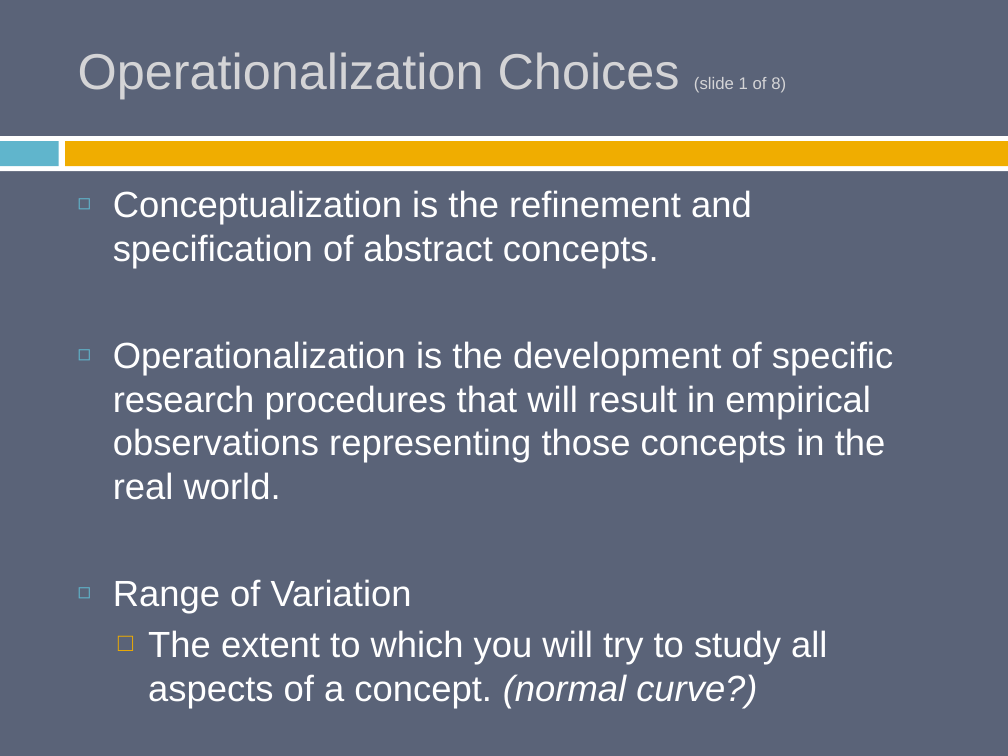
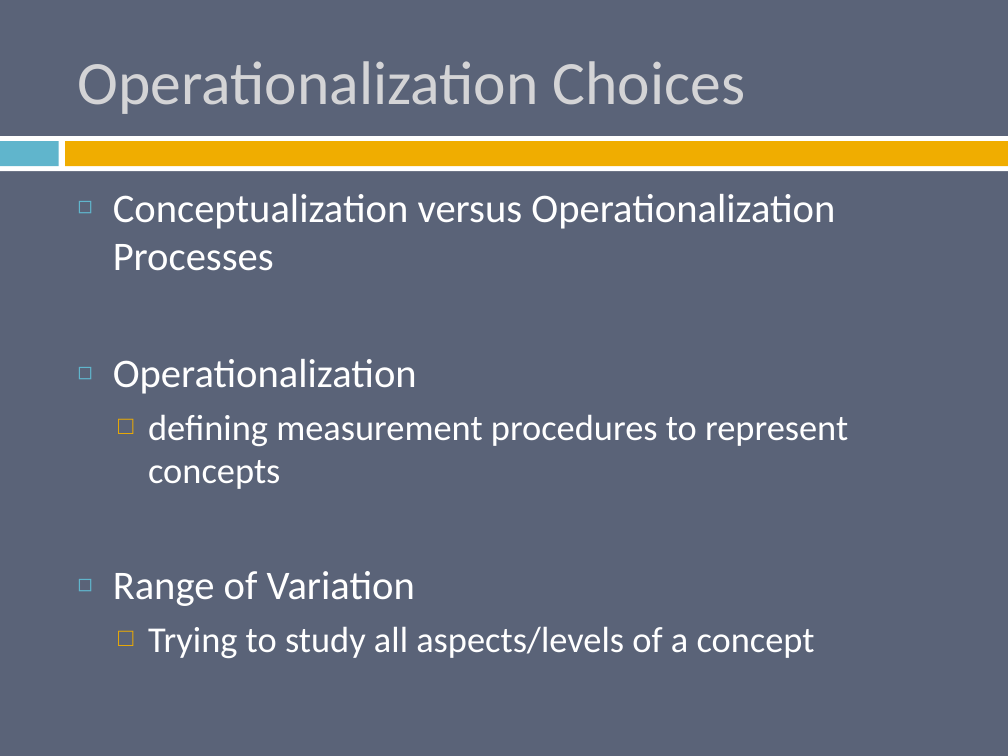
Before and after one commit to burrelvannjr/methods_csuf, a slide deck: slide 17 of ppts/Chapter 5 Slides.pptx (slide 12 before the commit). Drawn at 1008x756 pixels with LibreOffice and Linux fonts; fonts in the diff are those of the drawing. Boxes give left, top, right and bottom in pixels: in the first picture for what was removed or moved away, otherwise in the second. Text is boxed around its words. In the diff, an @@ line names an element or a change of style, - is before the commit and + after.

```diff
--- a/ppts/Chapter 5 Slides.pptx
+++ b/ppts/Chapter 5 Slides.pptx
@@ title at [78, 61, 745, 114]: text changed; size 36 to 44 pt; font Arial to Calibri @@
-Operationalization Choices (slide 1 of 8)
+Operationalization Choices
@@ text at [113, 194, 848, 489]: text changed; size 26 to 29 pt; font Arial to Calibri @@
-◻ Conceptualization is the refinement and specification of abstract concepts.
-◻ Operationalization is the development of specific research procedures that will result in empirical observations representing those concepts in the real world.
+◻ Conceptualization versus Operationalization Processes
+◻ Operationalization
+  □ defining measurement procedures to represent concepts
@@ text at [113, 571, 415, 606]: size 26 to 29 pt, font Arial to Calibri in "Range of Variation" @@
@@ text at [148, 626, 815, 658]: text changed; font Arial to Calibri @@
-  □ The extent to which you will try to study all aspects of a concept. (normal curve?)
+  □ Trying to study all aspects/levels of a concept
```
Also in this commit, not shown: 26 other slides changed, 18 slides added, 2 slides removed, 67 other files.
